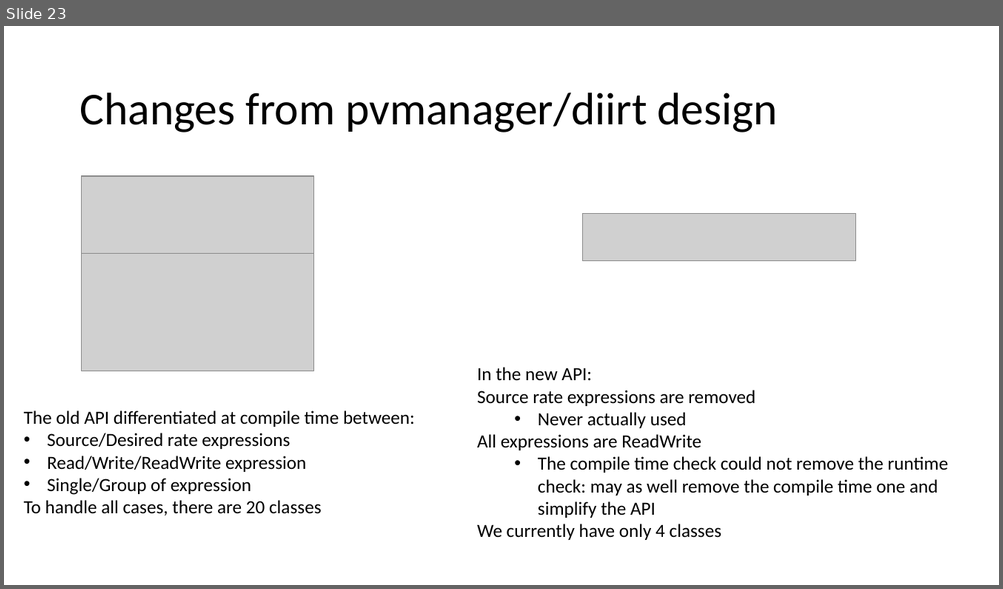
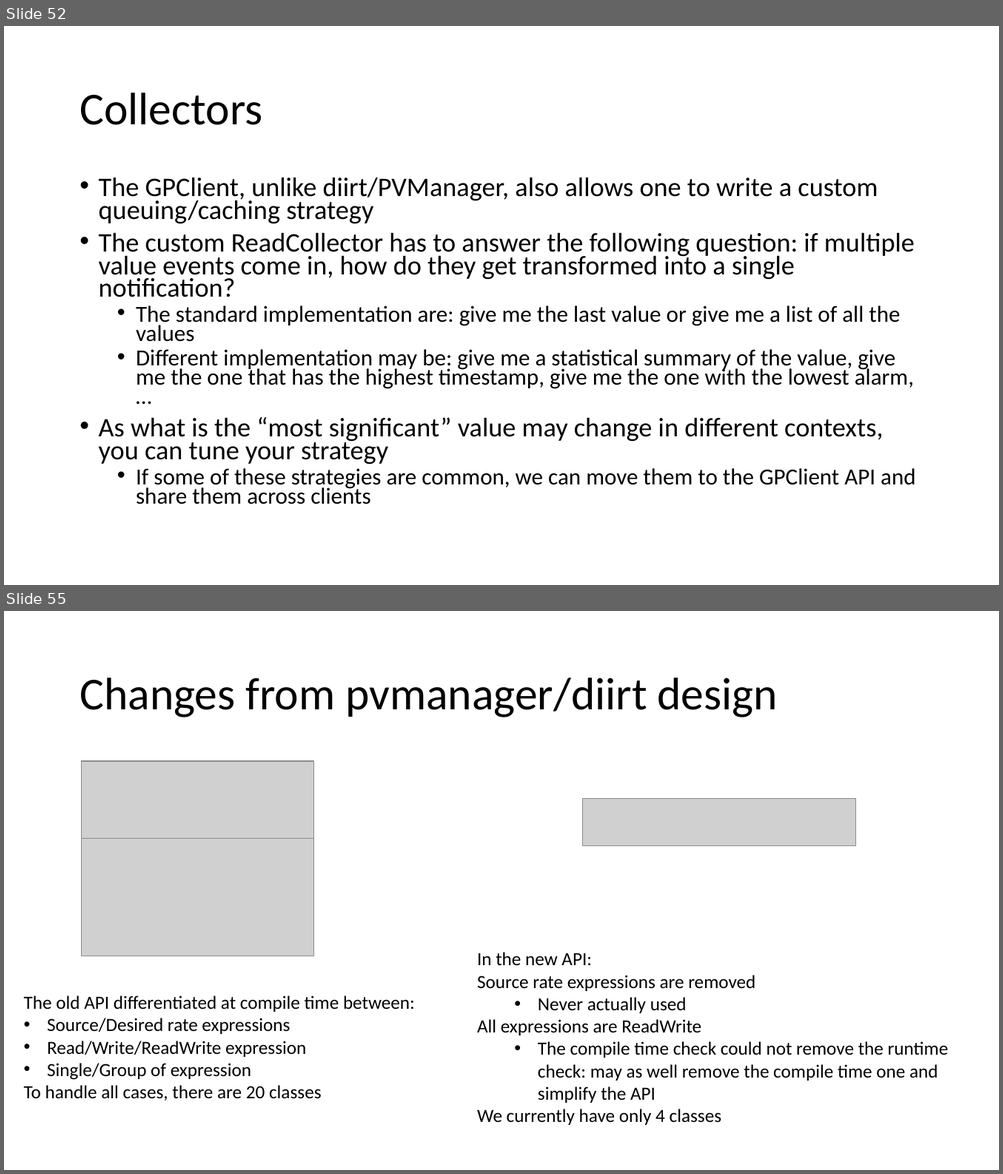
Before and after one commit to shroffk/epics-java-resources, a slide deck: EPICS-GPClient.pptx. Shown one above the other, each under a label of ours: slide 23 before the commit, slides 52 and 55 after it; the slides between them are not shown. The pictures are 1003x589 and 1003x1174 pixels, drawn with LibreOffice and Linux fonts; fonts in the diff are those of the drawing; grey boxes stand for pictures. Boxes give left, top, right and bottom in pixels: in the first picture for what was removed or moved away, otherwise in the second. Text is boxed around its words. In the diff, an @@ line names an element or a change of style, - is before the commit and + after.

Commit message:
Updated GPClient talk

```diff
--- a/EPICS-GPClient.pptx
+++ b/EPICS-GPClient.pptx
@@ slide 52 added at <box>4,26,999,585</box>, background #FFFFFF @@
@@ title added at <box>79,93,262,125</box>, 44 pt, text #000000 @@
+Collectors
@@ text added at <box>99,177,916,505</box>, 25.9 pt, text #000000 @@
+• The GPClient, unlike diirt/PVManager, also allows one to write a custom queuing/caching strategy
+• The custom ReadCollector has to answer the following question: if multiple value events come in, how do they get transformed into a single notification?
+  • The standard implementation are: give me the last value or give me a list of all the values
+  • Different implementation may be: give me a statistical summary of the value, give me the one that has the highest timestamp, give me the one with the lowest alarm, …
+• As what is the “most significant” value may change in different contexts, you can tune your strategy
+  • If some of these strategies are common, we can move them to the GPClient API and share them across clients
@@ what was slide 23 is now slide 55 @@
```
Also in this commit, not shown: 2 slides changed, 31 other slides added.
